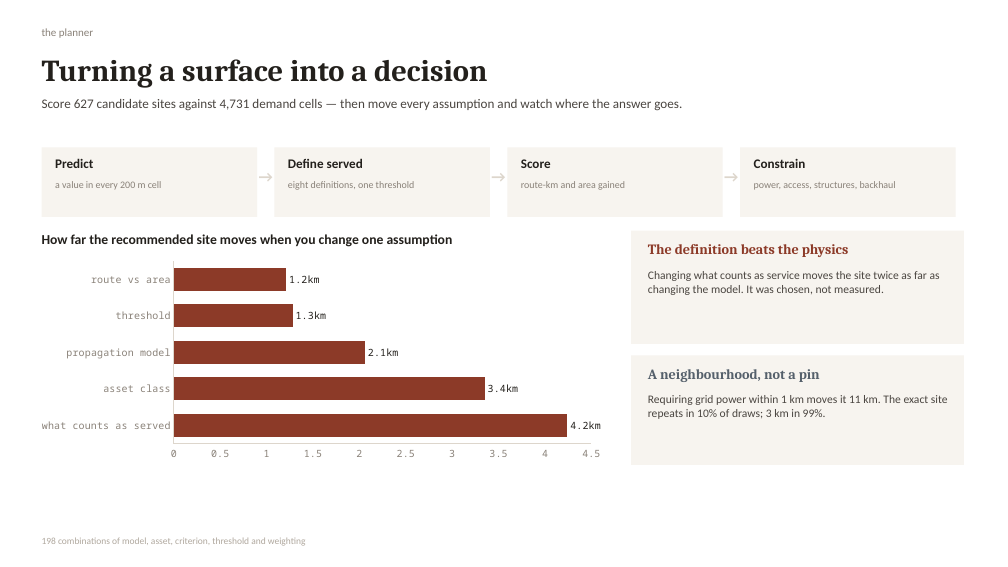
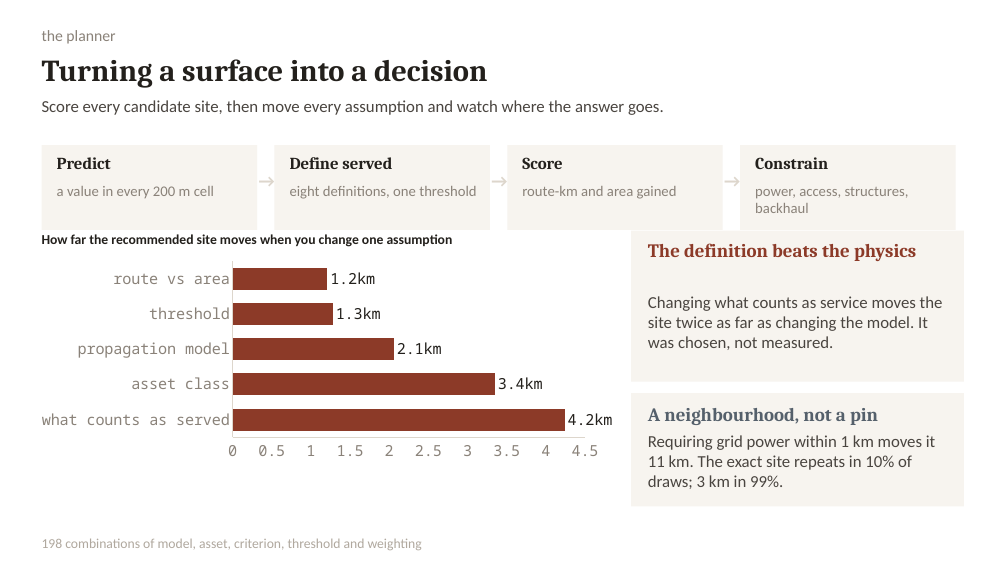
Before and after one commit to mtang724/arathon-c03-rural-infrastructure-placement, a slide deck: slide 5 of ARA_Challenge3.pptx. Drawn at 1008x567 pixels with LibreOffice and Linux fonts; fonts in the diff are those of the drawing. Boxes give left, top, right and bottom in pixels: in the first picture for what was removed or moved away, otherwise in the second. Text is boxed around its words. In the diff, an @@ line names an element or a change of style, - is before the commit and + after.

```diff
--- a/ARA_Challenge3.pptx
+++ b/ARA_Challenge3.pptx
@@ text "the planner" at (42, 30, 115, 44): size 10.5 to 15 pt @@
@@ text at (42, 100, 664, 115): text changed; size 12.5 to 16 pt @@
-Score 627 candidate sites against 4,731 demand cells — then move every assumption and watch where the answer goes.
+Score every candidate site, then move every assumption and watch where the answer goes.
@@ rectangle: place and size @@
-rectangle at (42, 147, 257, 217)
+rectangle at (42, 145, 257, 230)
@@ rectangle: place and size @@
-rectangle at (274, 147, 490, 217)
+rectangle at (274, 145, 490, 230)
@@ rectangle: place and size @@
-rectangle at (507, 147, 723, 217)
+rectangle at (507, 145, 723, 230)
@@ rectangle: place and size @@
-rectangle at (740, 147, 956, 217)
+rectangle at (740, 145, 956, 230)
@@ size 12.5 to 16 pt, font Calibri to Cambria in 4 elements at (57, 157, 111, 169), (290, 157, 392, 169), (755, 157, 828, 169), (522, 157, 562, 169) @@
@@ size 15 to 17 pt in 3 elements at (259, 169, 274, 194), (492, 169, 507, 194), (724, 169, 740, 194) @@
@@ size 9.5 to 14 pt in 4 elements at (57, 186, 214, 198), (290, 186, 476, 199), (755, 187, 909, 213), (522, 186, 677, 199) @@
@@ rectangle: place and size @@
-rectangle at (631, 231, 964, 344)
+rectangle at (631, 231, 964, 382)
@@ text "The definition beats the physics" at (648, 243, 916, 261): size 13.5 to 18 pt @@
@@ bar chart at (30, 257, 613, 465) @@
@@ data labels of Series 1 changed @@
@@ category axis changed @@
@@ value axis changed @@
@@ lettering changed @@
@@ text "Changing what counts as service ..." at (648, 296, 943, 350): size 11 to 16 pt @@
@@ text "Changing what counts as service ...": place and size @@
-text "Changing what counts as service ..." at (648, 271, 940, 295)
+text "Changing what counts as service ..." at (648, 296, 943, 350)
@@ rectangle: place and size @@
-rectangle at (631, 355, 964, 465)
+rectangle at (631, 393, 964, 507)
@@ text "A neighbourhood, not a pin" at (648, 408, 878, 425): size 13.5 to 18 pt @@
@@ text "A neighbourhood, not a pin": place and size @@
-text "A neighbourhood, not a pin" at (648, 369, 820, 382)
+text "A neighbourhood, not a pin" at (648, 408, 878, 425)
@@ text "Requiring grid power within 1 ...": place and size @@
-text "Requiring grid power within 1 ..." at (648, 395, 948, 419)
+text "Requiring grid power within 1 ..." at (648, 435, 935, 489)
@@ text "Requiring grid power within 1 ..." at (648, 435, 935, 489): size 11 to 16 pt @@
@@ text "198 combinations of model, asset, ..." at (42, 538, 422, 550): size 9 to 13 pt @@
```
Also in this commit, not shown: 5 other slides changed, 2 other files.
